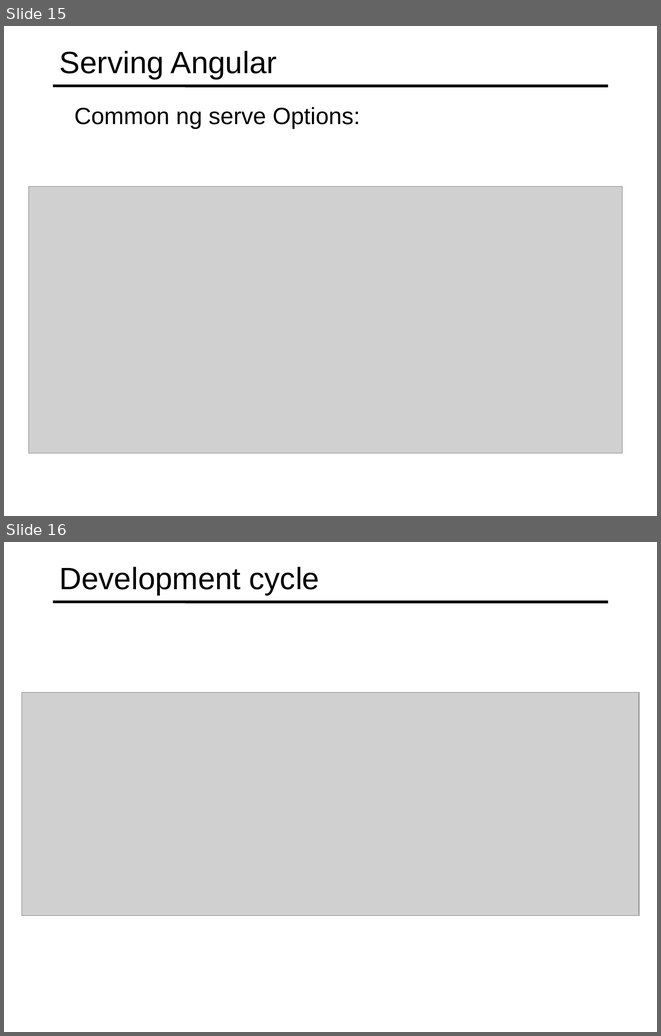
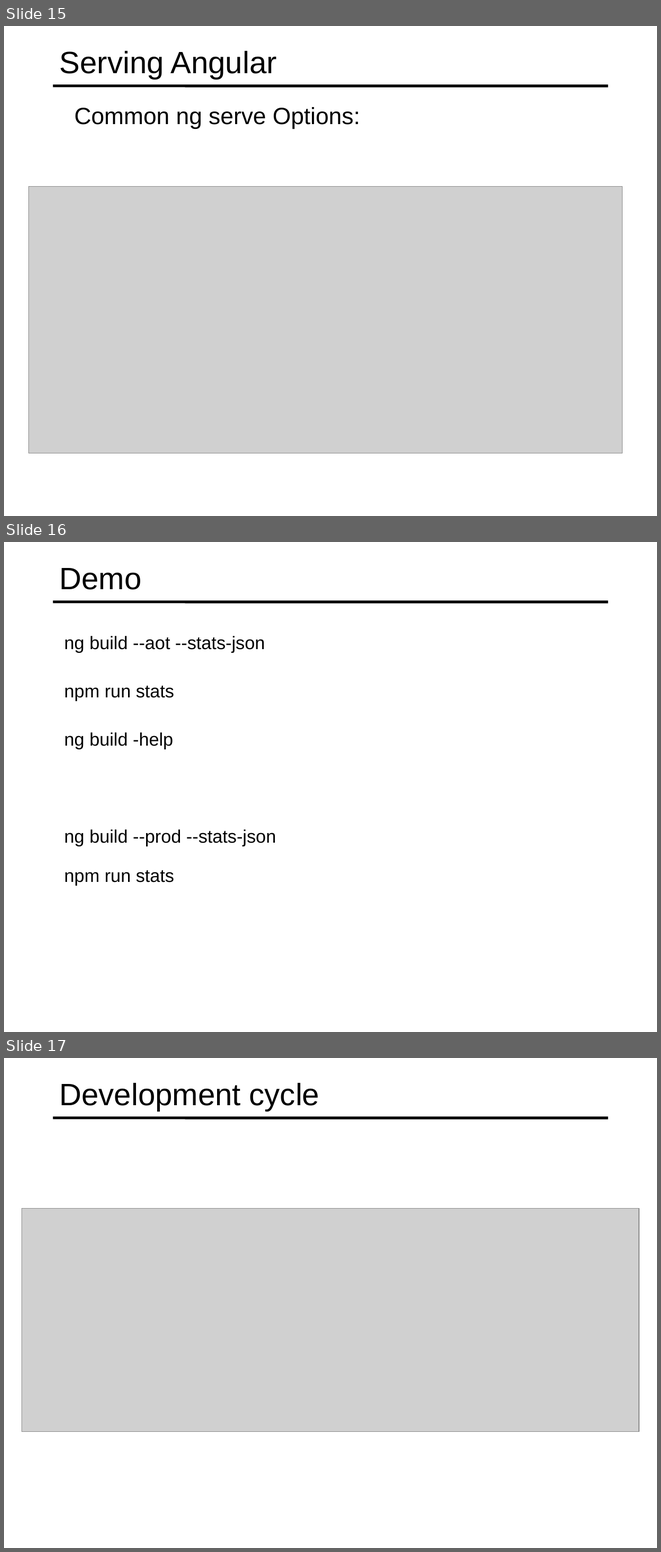
Before and after one commit to specter01wj/Jago_Link_Training, a slide deck: Angular/Angular7/Angular CLI/6.Building and Serving/L6_Building and Serving.ppt. Shown one above the other, each under a label of ours: slides 15 and 16 before the commit, slides 15, 16 and 17 after it. The pictures are 661x1036 and 661x1552 pixels, drawn with LibreOffice and Linux fonts; fonts in the diff are those of the drawing; grey boxes stand for pictures. Boxes give left, top, right and bottom in pixels: in the first picture for what was removed or moved away, otherwise in the second. Text is boxed around its words. In the diff, an @@ line names an element or a change of style, - is before the commit and + after.

```diff
--- a/Angular/Angular7/Angular CLI/6.Building and Serving/L6_Building and Serving.ppt
+++ b/Angular/Angular7/Angular CLI/6.Building and Serving/L6_Building and Serving.ppt
@@ slide 16 added at (4, 542, 657, 1032), background #FFFFFF; not listed: 1 template element that a slide beside it also shows @@
@@ title added at (60, 568, 142, 590), 34 pt, text #000000 @@
+Demo
@@ text added at (64, 636, 265, 652), 20 pt, text #000000 @@
+  ng build --aot --stats-json
@@ text added at (64, 686, 174, 700), 20 pt, text #000000 @@
+  npm run stats
@@ text added at (64, 732, 173, 749), 20 pt, text #000000 @@
+  ng build -help
@@ text added at (64, 829, 276, 846), 20 pt, text #000000 @@
+  ng build --prod --stats-json
@@ text added at (64, 870, 174, 885), 20 pt, text #000000 @@
+  npm run stats
@@ what was slide 16 is now slide 17 @@
```
Also in this commit, not shown: 1 slide changed.
